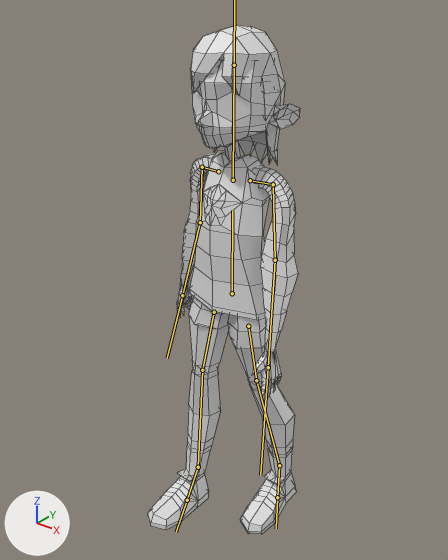
The FBX model Assets/Models/Units/Basic/basic.fbx: old version first, new version second.
Before and after are seen from a 50 mm camera at (1.67, -2.15, 2.79) aimed at (-0.05, 0.0, 1.45). Lighting does not change. The marker at lower left points along +X, +Y and +Z. Both versions are drawn at frame 23 of the action 'Armature|Run'; the numbers are the values there. The bones that bend it are drawn over the model as lines. Mesh edges are drawn as thin lines.

Objects in the first picture: 'body', 'hair'.
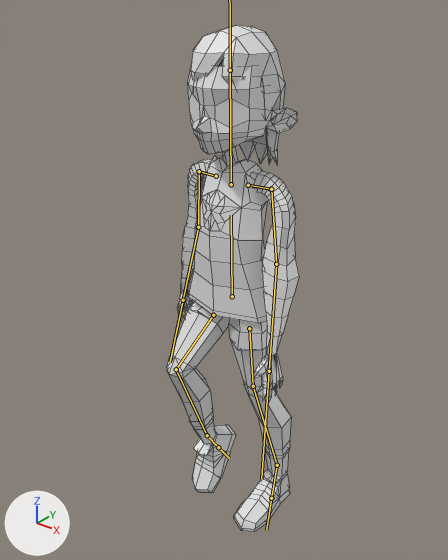
What the commit changed:
Bone 'Main' (bone_main) moves from (0.0, -0.004, 0.0) to (0.0, -0.023, 0.0).
Bone 'Main' (bone_main) turns from (0, -2, 0) to (1, 0, 0) degrees about its own x, y and z.
Bone 'Leg1_r' (bone_leg1_r) turns from (12, 1, 0) to (54, 3, 0) degrees about its own x, y and z.
Bone 'Leg2_r' (bone_leg2_r) turns from (-2, 0, 0) to (-68, -3, 3) degrees about its own x, y and z.
Bone 'Leg3_r' (bone_leg3_r) turns from (-3, 0, 0) to (-37, -1, 1) degrees about its own x, y and z.
Bone 'Leg1_l' (bone_leg1_l) turns from (-7, 1, 0) to (0, 1, -1) degrees about its own x, y and z.
Bone 'Leg2_l' (bone_leg2_l) turns from (1, -3, -1) to (-8, -2, -1) degrees about its own x, y and z.
Bone 'Leg3_l' (bone_leg3_l) turns from (-1, 0, 0) to (7, 0, -1) degrees about its own x, y and z.
Bone 'Arm2_r' (bone_arm2_r) turns from (-11, 0, 78) to (-11, 0, 79) degrees about its own x, y and z.
Bone 'Arm3_l' (bone_arm3_l) turns from (0, 0, 0) to (3, 2, 0) degrees about its own x, y and z.

Where the change shows, as pixel boxes [x1, y1, x2, y2] in the pictures (448 x 560 px):
'body', posed (13% narrower): before [148, 60, 300, 534]; after [167, 66, 299, 532]
bone 'Main', root to tip: before (232, 293) to (232, 210); after (232, 296) to (231, 215)
bone 'Leg1_r', root to tip: before (214, 312) to (202, 370); after (213, 315) to (176, 369)
bone 'Leg2_r', root to tip: before (202, 370) to (198, 467); after (176, 369) to (207, 435)
bone 'Leg3_r', root to tip: before (198, 467) to (187, 500); after (207, 435) to (218, 447)
bone 'Leg1_l', root to tip: before (248, 326) to (256, 380); after (249, 328) to (253, 386)
bone 'Leg2_l', root to tip: before (256, 380) to (279, 465); after (253, 386) to (277, 465)
bone 'Leg3_l', root to tip: before (279, 465) to (277, 497); after (277, 465) to (271, 498)
bone 'Arm2_r', root to tip: before (202, 167) to (200, 222); after (199, 171) to (198, 227)
bone 'Arm3_l', root to tip: before (275, 260) to (268, 367); after (276, 264) to (269, 371)
